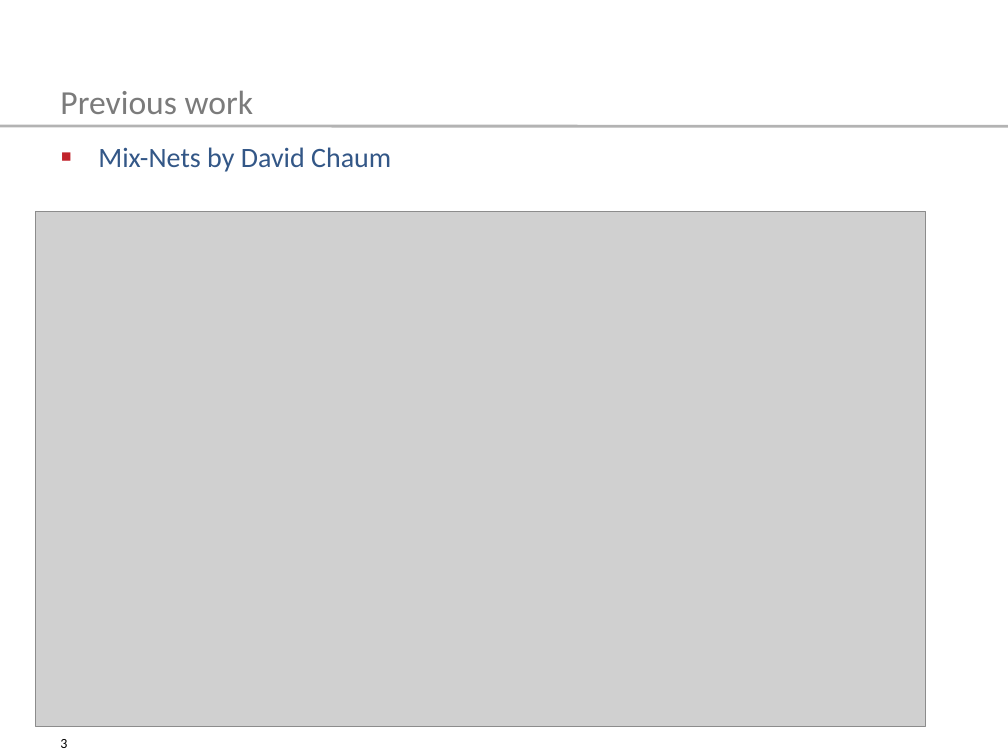
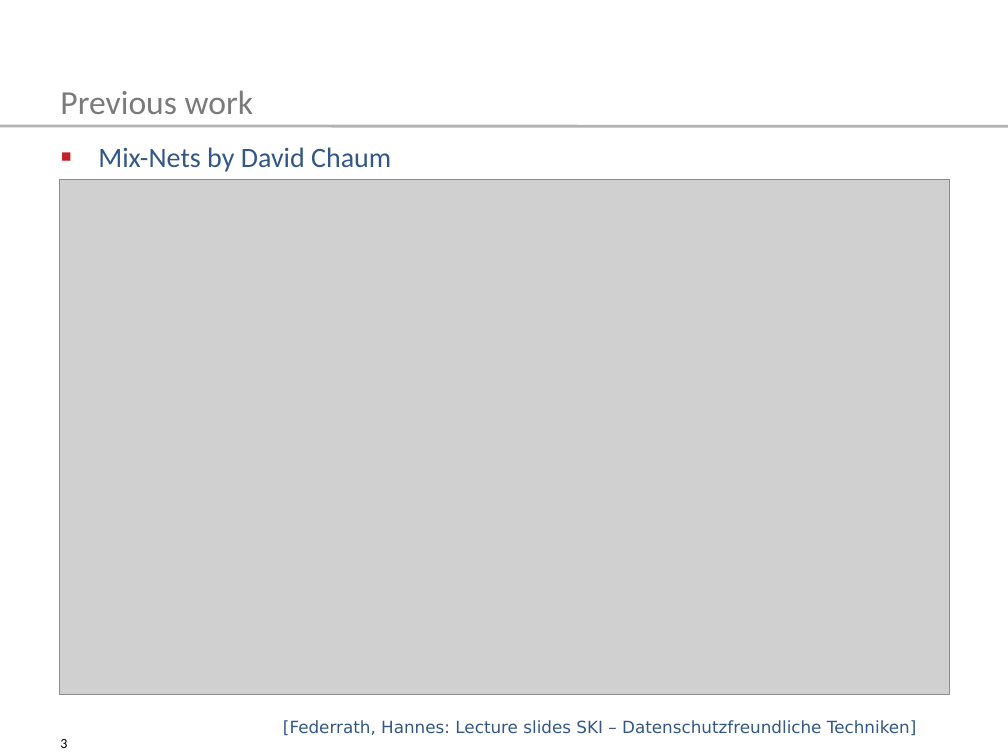
Before and after one commit to tompetersen/ski-tor, a slide deck: slide 3 of presentation/TemplateSlides2016.pptx. Drawn at 1008x756 pixels with LibreOffice and Linux fonts; fonts in the diff are those of the drawing; grey boxes stand for pictures. Boxes give left, top, right and bottom in pixels: in the first picture for what was removed or moved away, otherwise in the second. Text is boxed around its words. In the diff, an @@ line names an element or a change of style, - is before the commit and + after.

Commit message:
Final(?) slide update

```diff
--- a/presentation/TemplateSlides2016.pptx
+++ b/presentation/TemplateSlides2016.pptx
@@ picture: place and size @@
-picture at (35, 212, 925, 727)
+picture at (59, 179, 950, 695)
@@ text added at (283, 720, 916, 736), 12 pt, text #335787 @@
+[Federrath, Hannes: Lecture slides SKI – Datenschutzfreundliche Techniken]
```
Also in this commit, not shown: 1 other slide changed, 1 slide added.
